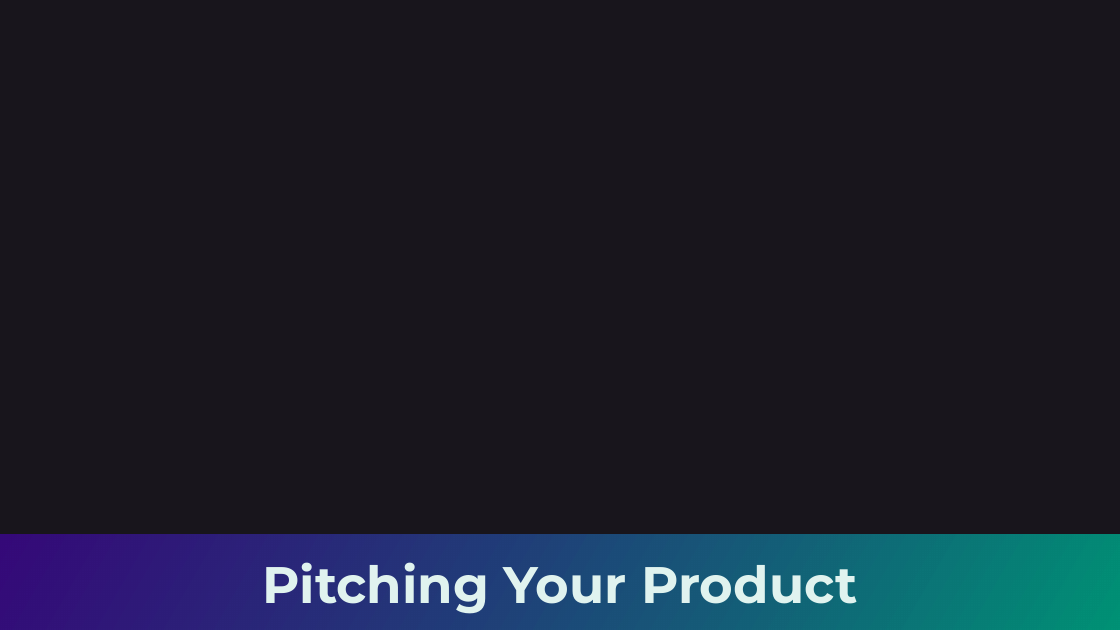
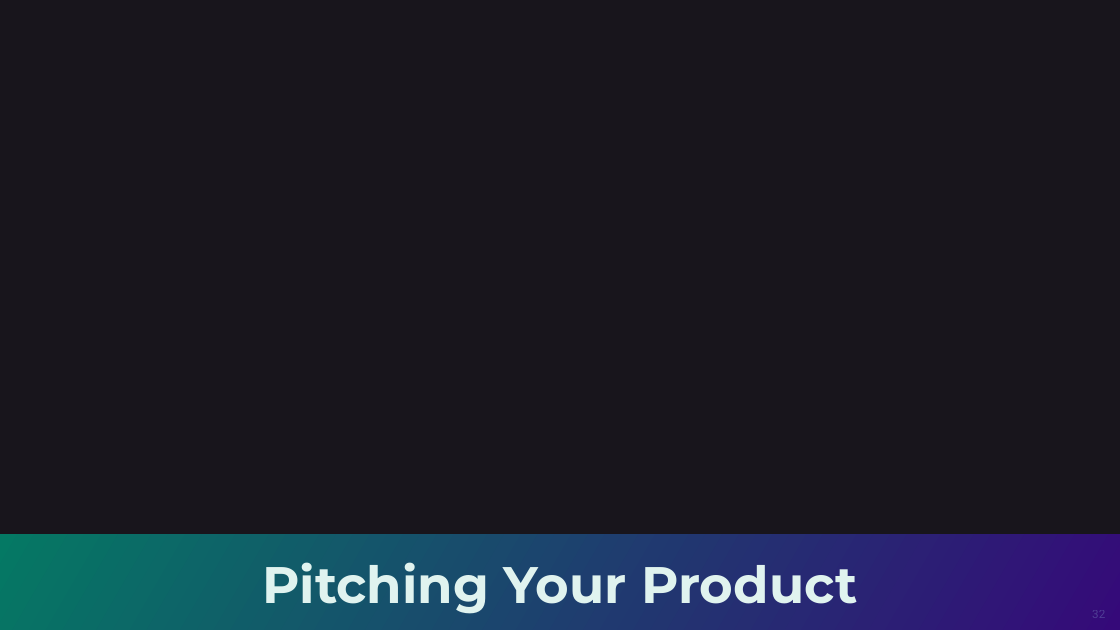
Before and after one commit to SoftUni/SoftUni-Course-Converter, a slide deck: slide 32 of Document-Templates/SoftUni-AI-PowerPoint-Template-EN-Oct-2024.pptx (slide 31 before the commit). Drawn at 1120x630 pixels with LibreOffice and Linux fonts; fonts in the diff are those of the drawing; background and template pictures are left out. Boxes give left, top, right and bottom in pixels: in the first picture for what was removed or moved away, otherwise in the second. Text is boxed around its words. In the diff, an @@ line names an element or a change of style, - is before the commit and + after.

```diff
--- a/Document-Templates/SoftUni-AI-PowerPoint-Template-EN-Oct-2024.pptx
+++ b/Document-Templates/SoftUni-AI-PowerPoint-Template-EN-Oct-2024.pptx
@@ title "Pitching Your Product" at <box>0,534,1120,630</box>: fill gradient #009276 to #3D0791 to gradient #3D0791 to #009276 @@
@@ page number added at <box>1092,610,1105,618</box>, 10 pt, text #90B4D8 at 30% opacity @@
+32
```
Also in this commit, not shown: 7 other slides changed, 2 slides added.
